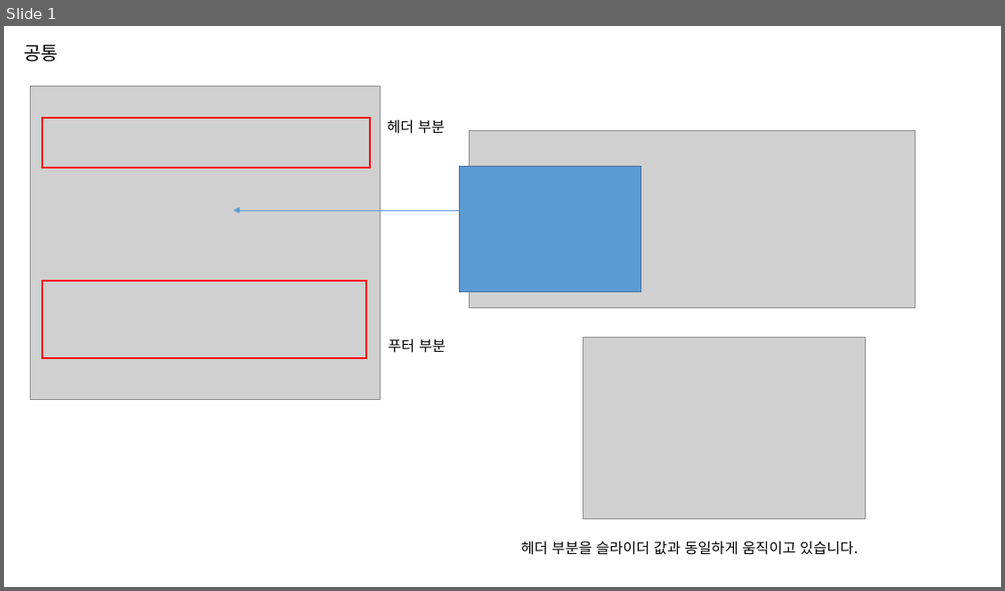
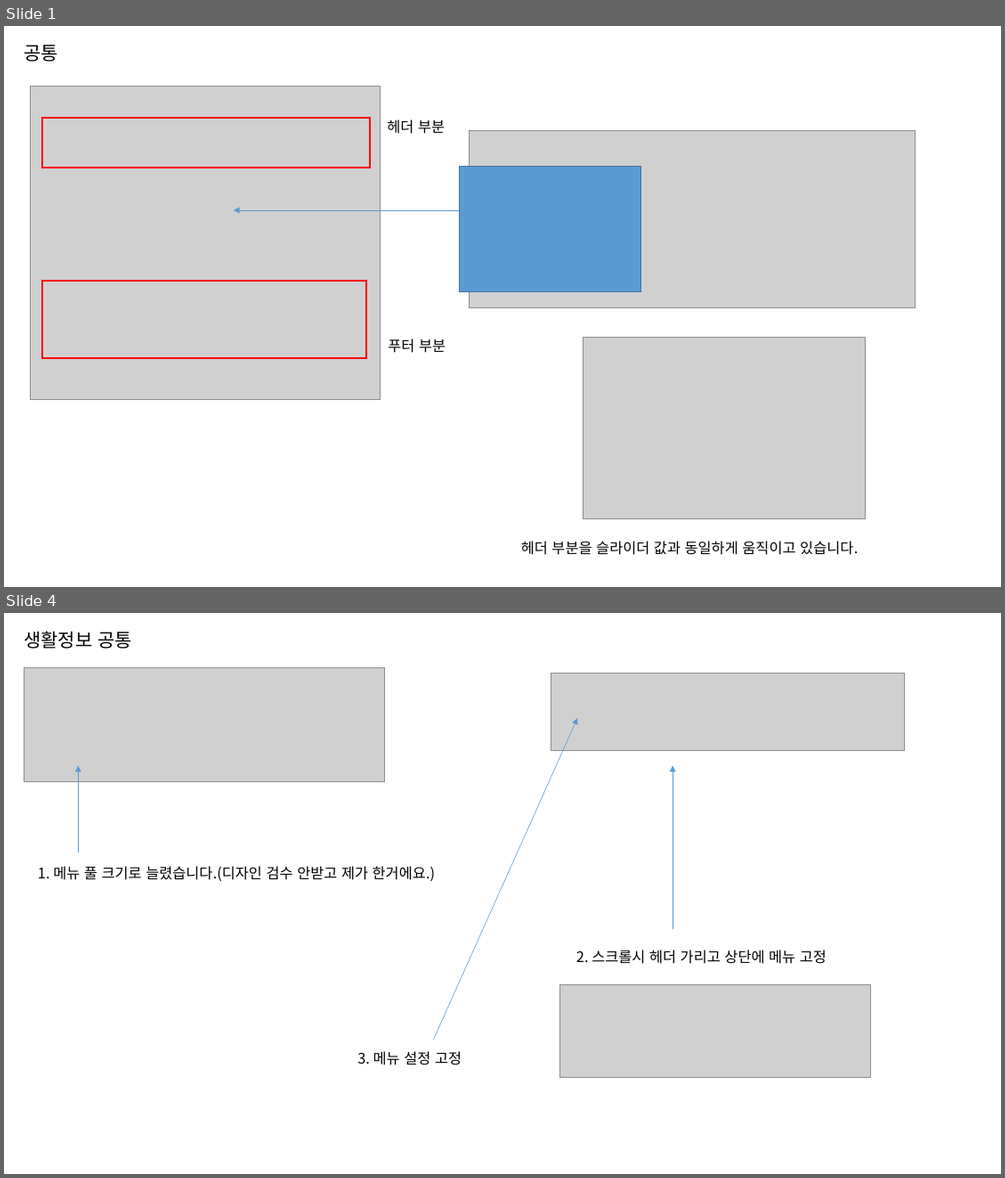
Before and after one commit to jeoungGyy/sejong, a slide deck: ppt/03-10.pptx. Shown one above the other, each under a label of ours: slide 1 before the commit, slides 1 and 4 after it; the slides between them are not shown. The pictures are 1005x591 and 1005x1178 pixels, drawn with LibreOffice and Linux fonts; fonts in the diff are those of the drawing; grey boxes stand for pictures. Boxes give left, top, right and bottom in pixels: in the first picture for what was removed or moved away, otherwise in the second. Text is boxed around its words. In the diff, an @@ line names an element or a change of style, - is before the commit and + after.

```diff
--- a/ppt/03-10.pptx
+++ b/ppt/03-10.pptx
@@ slide 4 added at [4,613,1001,1174], background #FFFFFF @@
@@ text added at [24,631,132,649], 18 pt, text #000000 @@
+생활정보 공통
@@ picture added at [24,667,385,782] @@
@@ picture added at [550,673,905,750] @@
@@ arrow added from (433, 1039) to (577, 718), #5B9BD5 0.5 pt @@
@@ arrow added from (78, 852) to (78, 765), #5B9BD5 0.5 pt @@
@@ arrow added from (672, 929) to (672, 765), #5B9BD5 0.5 pt @@
@@ text added at [38,866,436,881], 14 pt, text #000000 @@
+1. 메뉴 풀 크기로 늘렸습니다.(디자인 검수 안받고 제가 한거에요.)
@@ text added at [576,949,826,964], 14 pt, text #000000 @@
+2. 스크롤시 헤더 가리고 상단에 메뉴 고정
@@ picture added at [559,985,871,1078] @@
@@ text added at [357,1051,461,1065], 14 pt, text #000000 @@
+3. 메뉴 설정 고정
```
Also in this commit, not shown: 7 other slides added, 10 other files.
